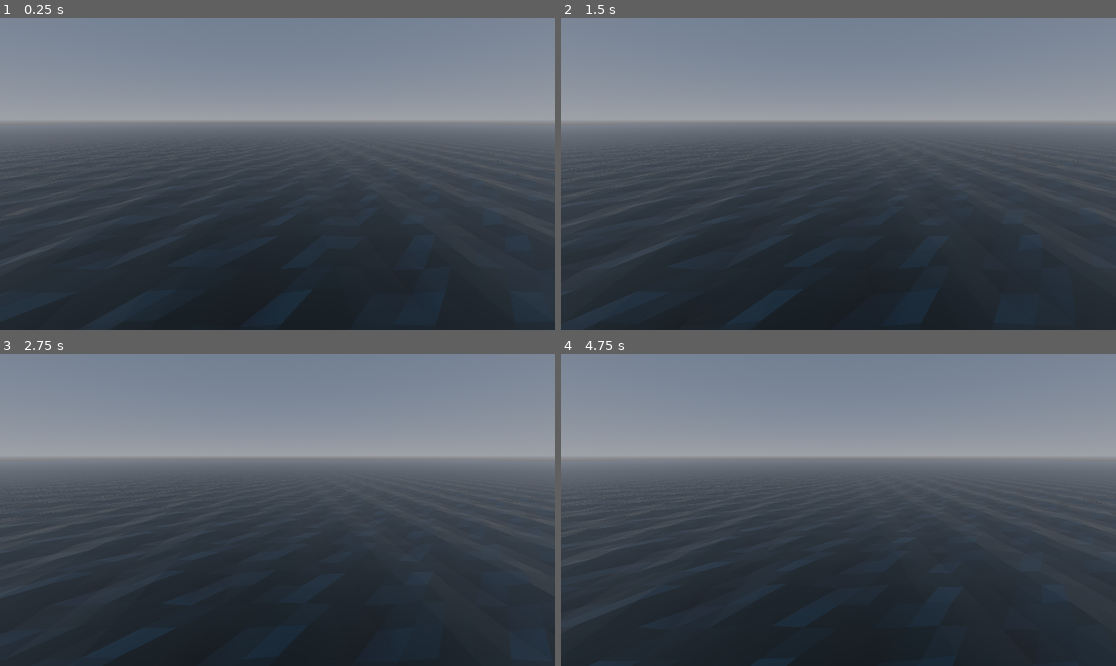
Above: before the commit, frames 1-4 (two rows, left to right).
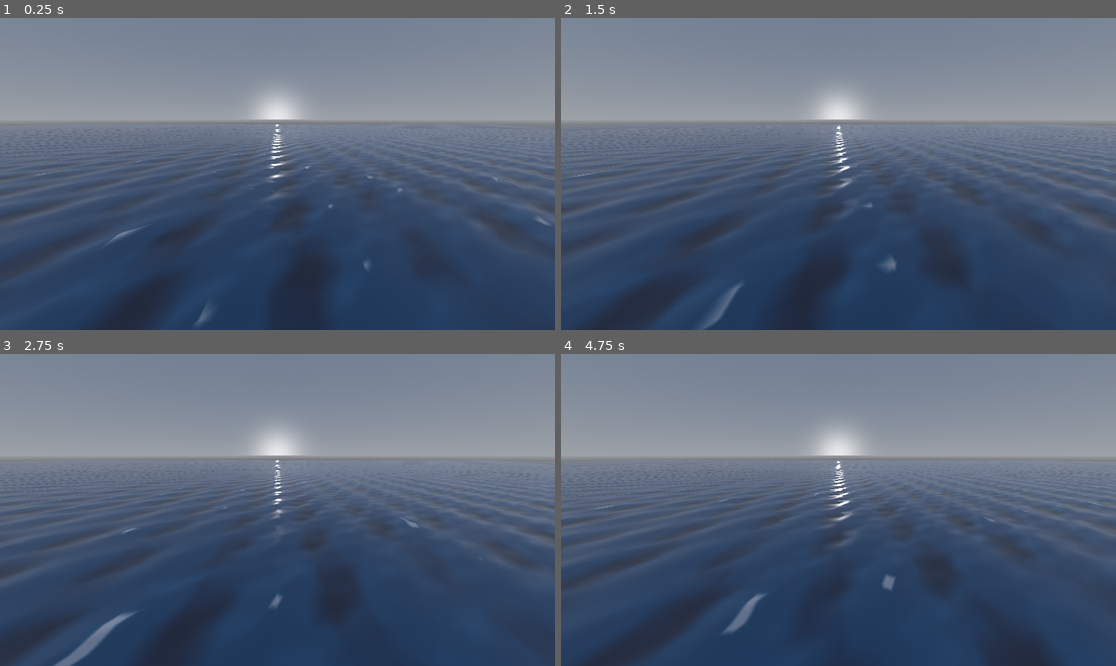
Above: after the commit, the same moments.

Repository: UrHighnez/ocean-simulation
Game: Godot game, scene res://world.tscn
The game is run twice, just before and just after one commit, with the same random seed, the same clock (stepped at 60 frames per second) and the same inputs.
Inputs:
- Up to frame 1 (0.25 s): no input
- Up to frame 2 (1.5 s): no input
- Up to frame 3 (2.75 s): no input
- Up to frame 4 (4.75 s): no input

The runs differ from the first frame. In frame 1, 55% of the frame differs, in the area x 0-100%, y 23-100%; in frame 2, 54%; in frame 3, 55%; in frame 4, 56%.

Commit message:
smooth vertices

Diff:
--- a/ocean.gdshader
+++ b/ocean.gdshader
@@ -1,29 +1,27 @@
 shader_type spatial;
 
-// 1. Die drei Farben für unser Wasser
-uniform vec3 color_deep : source_color = vec3(0.05, 0.15, 0.3);   // Dunkles Tiefblau (Wellentäler)
-uniform vec3 color_shallow : source_color = vec3(0.1, 0.4, 0.6);  // Normales Ozeanblau (Mitte)
-uniform vec3 color_foam : source_color = vec3(0.9, 0.9, 0.95);    // Weiß/Schaum (Wellenspitzen)
+uniform vec3 color_deep : source_color = vec3(0.05, 0.15, 0.3);
+uniform vec3 color_shallow : source_color = vec3(0.1, 0.4, 0.6);
+uniform vec3 color_foam : source_color = vec3(0.9, 0.9, 0.95);
 
-// 2. Schwellenwerte: Wo beginnen Tiefblau und Schaum? (Im Inspektor anpassbar)
-uniform float foam_level = 0.5;  // Ab welcher Höhe (Y) der Schaum beginnt
-uniform float deep_level = -0.2; // Ab welcher Tiefe (Y) das Wasser dunkel wird
-
-uniform float time_scale = 0.5;
+uniform float foam_level = 0.08;
+uniform float deep_level = -0.05;
+uniform float time_scale = 0.1;
 
 uniform vec4 wave_a = vec4(0.5, 0.0, 0.1, 5.0);
 uniform vec4 wave_b = vec4(0.4, 0.3, 0.075, 3.0);
 uniform vec4 wave_c = vec4(-0.1, 0.15, 0.05, 2.0);
 
-
 uniform float fade_start = 30.0;
 uniform float fade_end = 80.0;
 
-// 3. VARYING: Diese Variable reicht die Höhe vom Vertex- zum Fragment-Shader durch
+uniform sampler2D wave_noise;
+uniform float noise_scale = 0.02;
+
 varying float wave_height_var;
 
-vec3 gerstner_wave(vec4 wave, vec3 p, float time) {
-    float steepness = wave.z;
+vec3 gerstner_wave(vec4 wave, vec3 p, float time, float multiplier) {
+    float steepness = wave.z * multiplier;
     float wavelength = wave.w;
 
     float k = 2.0 * PI / wavelength;
@@ -40,46 +38,68 @@
     );
 }
 
+// --- NEU: Hilfsfunktion, um den Code aufgeräumt zu halten ---
+vec3 get_wave_displacement(vec3 p, float time, float multiplier) {
+    vec3 d = vec3(0.0);
+    d += gerstner_wave(wave_a, p, time, multiplier);
+    d += gerstner_wave(wave_b, p, time, multiplier);
+    d += gerstner_wave(wave_c, p, time, multiplier);
+    return d;
+}
+
 void vertex() {
     vec3 world_pos = (MODEL_MATRIX * vec4(VERTEX, 1.0)).xyz;
 
-    vec3 displacement = vec3(0.0);
-    displacement += gerstner_wave(wave_a, world_pos, TIME);
-    displacement += gerstner_wave(wave_b, world_pos, TIME);
-    displacement += gerstner_wave(wave_c, world_pos, TIME);
+    vec2 noise_uv = world_pos.xz * noise_scale + (TIME * 0.01);
+    float noise_val = texture(wave_noise, noise_uv).r;
+    float height_multiplier = mix(0.3, 1.5, noise_val);
 
-	float dist = distance(world_pos, CAMERA_POSITION_WORLD);
-	float fade = 1.0 - smoothstep(fade_start, fade_end, dist);
-	displacement *= fade;
+    // 1. Die Wellen-Verschiebung am aktuellen Punkt
+    vec3 displacement = get_wave_displacement(world_pos, TIME, height_multiplier);
 
-    // Wir speichern nur die Y-Verschiebung (die Auslenkung nach oben/unten) für die Farbe
+    // --- NEU: BERECHNUNG DER WEICHEN OBERFLÄCHE ---
+    // 2. Wir tasten das Wasser 10cm weiter auf der X- und Z-Achse ab
+    float e = 0.1;
+    vec3 px = world_pos + vec3(e, 0.0, 0.0);
+    vec3 pz = world_pos + vec3(0.0, 0.0, e);
+
+    vec3 displacement_x = get_wave_displacement(px, TIME, height_multiplier);
+    vec3 displacement_z = get_wave_displacement(pz, TIME, height_multiplier);
+
+    // Die echten 3D-Positionen der drei Punkte
+    vec3 p0 = world_pos + displacement;
+    vec3 p1 = px + displacement_x;
+    vec3 p2 = pz + displacement_z;
+
+    // Das Kreuzprodukt der benachbarten Punkte ergibt die perfekte, weiche Krümmung (Normale)
+    vec3 smooth_normal = normalize(cross(p2 - p0, p1 - p0));
+
+    // Die weiche Krümmung an Godots Beleuchtungssystem übergeben
+    NORMAL = (inverse(MODEL_MATRIX) * vec4(smooth_normal, 0.0)).xyz;
+
+    // 3. LOD Fade anwenden
+    float dist = distance(world_pos, CAMERA_POSITION_WORLD);
+    float fade = 1.0 - smoothstep(fade_start, fade_end, dist);
+    displacement *= fade;
+
     wave_height_var = displacement.y;
 
-    // Der Fix gegen die "stacheligen" Polygone aus der vorherigen Antwort
     vec3 new_world_pos = world_pos + displacement;
     VERTEX = (inverse(MODEL_MATRIX) * vec4(new_world_pos, 1.0)).xyz;
 }
 
 void fragment() {
-    // Der Low-Poly Trick
-    vec3 normal = normalize(cross(dFdx(VERTEX), dFdy(VERTEX)));
-    NORMAL = normal;
+    // DER LOW-POLY TRICK WURDE HIER KOMPLETT GELÖSCHT!
+    // Godot übernimmt jetzt automatisch unsere weichen Kurven aus dem Vertex-Shader.
 
-    // --- FARBMISCHUNG ---
-    // smoothstep(min, max, wert) liefert einen weichen Übergang zwischen 0.0 und 1.0
-
-    // 1. Mische zwischen Tiefblau und Normalblau
-    // Wenn das Wasser tief ist (deep_level), ist der Wert 0. Bei Höhe 0.0 ist der Wert 1.
     float depth_mix = smoothstep(deep_level, 0.0, wave_height_var);
     vec3 albedo_color = mix(color_deep, color_shallow, depth_mix);
 
-    // 2. Mische den Schaum auf die Spitzen
-    // Der Schaum beginnt etwas unterhalb des foam_levels (* 0.8) und ist bei foam_level deckend
     float foam_mix = smoothstep(foam_level * 0.8, foam_level, wave_height_var);
     albedo_color = mix(albedo_color, color_foam, foam_mix);
 
-    // Weise die finale Farbe zu
     ALBEDO = albedo_color;
-    ROUGHNESS = 0.0;
+    // ROUGHNESS leicht erhöht (0.1), damit das weiche Wasser nicht wie eine Plastikfolie aussieht
+    ROUGHNESS = 0.1;
     SPECULAR = 0.5;
 }
--- a/ocean_manager.tscn
+++ b/ocean_manager.tscn
@@ -1,7 +1,7 @@
 [gd_scene format=3 uid="uid://cvaw6kwh8c8f7"]
 
 [ext_resource type="Script" uid="uid://c7f4p4jsnn4e0" path="res://ocean_manager.gd" id="1_tbrip"]
-[ext_resource type="Material" uid="uid://b2mi1ltn2s2cr" path="res://ocean_material.tres" id="2_2rlpo"]
+[ext_resource type="Material" uid="uid://b2mi1ltn2s2cr" path="res://water_material.tres" id="2_2rlpo"]
 [ext_resource type="PlaneMesh" uid="uid://cstnfck2c6cgh" path="res://water_high.tres" id="3_mm3f0"]
 [ext_resource type="PlaneMesh" uid="uid://bdhnlx7isnk4k" path="res://water_med.tres" id="4_k3vt1"]
 [ext_resource type="PlaneMesh" uid="uid://bmy2lj2age0ka" path="res://water_low.tres" id="5_khhrd"]
--- a/ocean_material.tres
+++ /dev/null
@@ -1,16 +0,0 @@
-[gd_resource type="ShaderMaterial" format=3 uid="uid://b2mi1ltn2s2cr"]
-
-[ext_resource type="Shader" uid="uid://vwayivcyyfi" path="res://ocean.gdshader" id="1_0wgte"]
-
-[resource]
-render_priority = 0
-shader = ExtResource("1_0wgte")
-shader_parameter/color_deep = Color(0.05, 0.15, 0.3, 1)
-shader_parameter/color_shallow = Color(0.1, 0.4, 0.6, 1)
-shader_parameter/color_foam = Color(0.9, 0.9, 0.95, 1)
-shader_parameter/foam_level = 0.5
-shader_parameter/deep_level = -0.2
-shader_parameter/time_scale = 0.5
-shader_parameter/wave_a = Vector4(0.5, 0, 0.1, 5)
-shader_parameter/wave_b = Vector4(0.4, 0.3, 0.075, 3)
-shader_parameter/wave_c = Vector4(-0.1, 0.15, 0.05, 2)
--- /dev/null
+++ b/water_material.tres
@@ -0,0 +1,26 @@
+[gd_resource type="ShaderMaterial" format=3 uid="uid://b2mi1ltn2s2cr"]
+
+[ext_resource type="Shader" uid="uid://vwayivcyyfi" path="res://ocean.gdshader" id="1_pmio7"]
+
+[sub_resource type="FastNoiseLite" id="FastNoiseLite_mcwpg"]
+
+[sub_resource type="NoiseTexture2D" id="NoiseTexture2D_6lqol"]
+noise = SubResource("FastNoiseLite_mcwpg")
+seamless = true
+
+[resource]
+render_priority = 0
+shader = ExtResource("1_pmio7")
+shader_parameter/color_deep = Color(0.050980393, 0.14901961, 0.3019608, 1)
+shader_parameter/color_shallow = Color(0.1, 0.4, 0.6, 1)
+shader_parameter/color_foam = Color(0.9, 0.9, 0.95, 1)
+shader_parameter/foam_level = 0.125
+shader_parameter/deep_level = -0.125
+shader_parameter/time_scale = 0.5
+shader_parameter/wave_a = Vector4(0.5, 0, 0.1, 5)
+shader_parameter/wave_b = Vector4(0.4, 0.3, 0.075, 3)
+shader_parameter/wave_c = Vector4(-0.1, 0.15, 0.05, 2)
+shader_parameter/fade_start = 30.0
+shader_parameter/fade_end = 80.0
+shader_parameter/wave_noise = SubResource("NoiseTexture2D_6lqol")
+shader_parameter/noise_scale = 0.02
--- a/world.tscn
+++ b/world.tscn
@@ -17,7 +17,7 @@
 [node name="World" type="Node3D" unique_id=1617718502]
 
 [node name="Camera3D" type="Camera3D" parent="." unique_id=1378428987]
-transform = Transform3D(1, 0, 0, 0, 0.9659258, 0.25881904, 0, -0.25881904, 0.9659258, 0, 5, 0)
+transform = Transform3D(-1, 2.2626677e-08, -8.444391e-08, 0, 0.96592575, 0.258819, 8.742278e-08, 0.258819, -0.96592575, 0, 5, 0)
 
 [node name="DirectionalLight3D" type="DirectionalLight3D" parent="." unique_id=1183741791]
 
